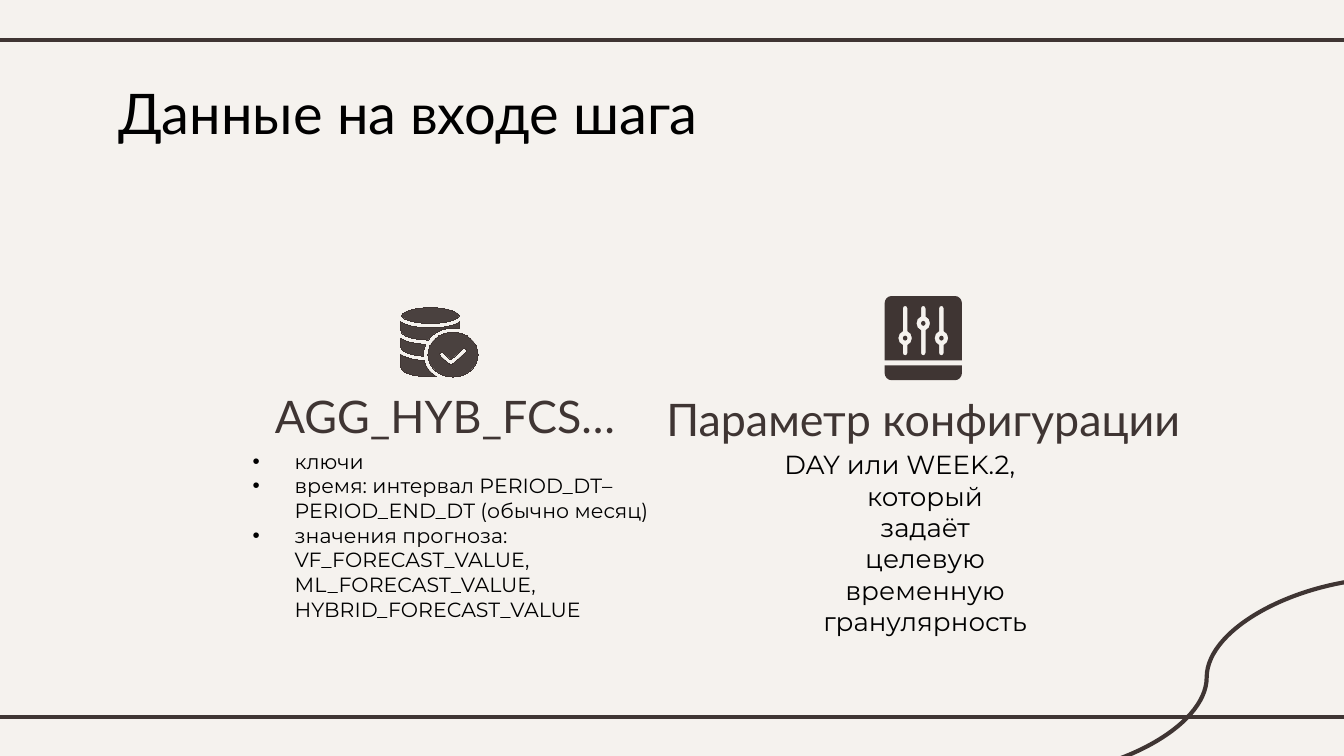
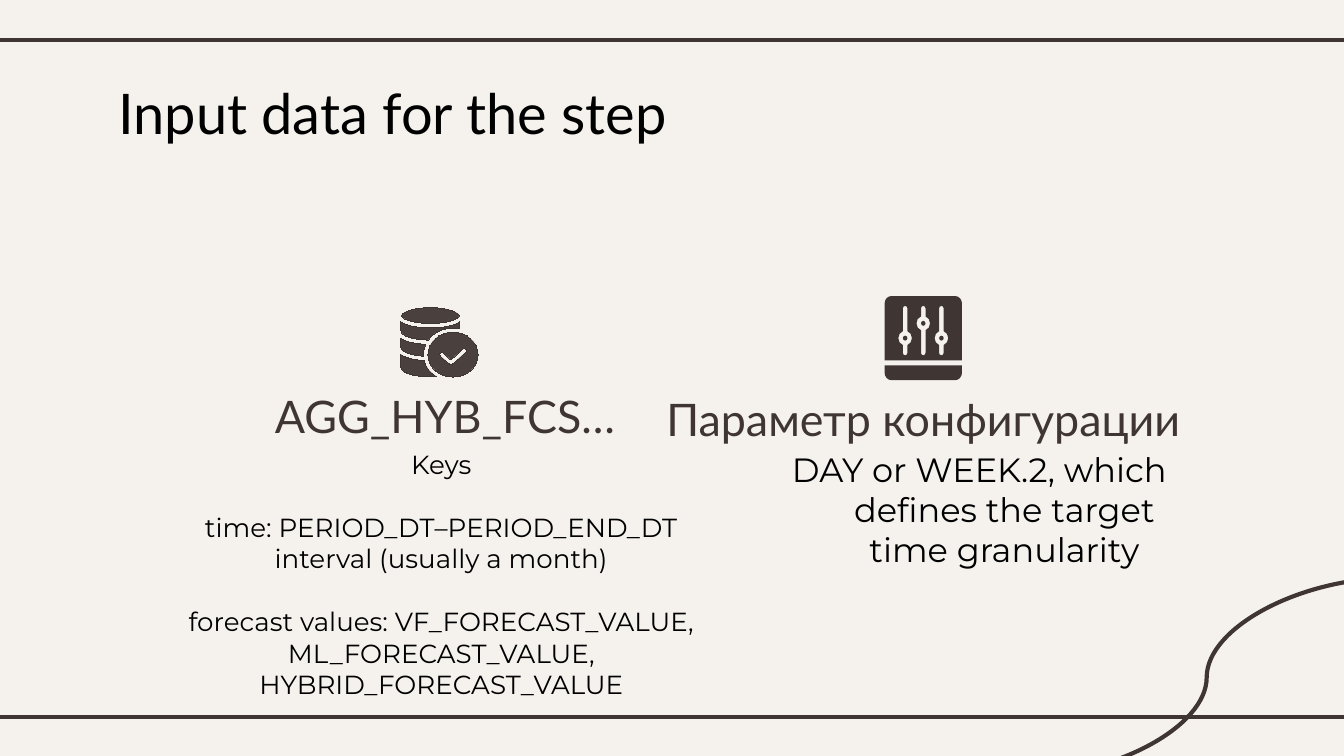
Before and after one commit to aromanenko/DFP, a slide deck: slide 9 of Dq_check+Disaccumulization.pptx. Drawn at 1344x756 pixels with LibreOffice and Linux fonts; fonts in the diff are those of the drawing. Boxes give left, top, right and bottom in pixels: in the first picture for what was removed or moved away, otherwise in the second. Text is boxed around its words. In the diff, an @@ line names an element or a change of style, - is before the commit and + after.

```diff
--- a/Dq_check+Disaccumulization.pptx
+++ b/Dq_check+Disaccumulization.pptx
@@ title at bbox=[118, 92, 667, 144]: text changed @@
-Данные на входе шага
+Input data for the step
@@ subtitle at bbox=[189, 455, 694, 696]: text changed; size 11 to 14 pt @@
-  • ключи
-  • время: интервал PERIOD_DT–PERIOD_END_DT (обычно месяц)
-  • значения прогноза: VF_FORECAST_VALUE, ML_FORECAST_VALUE, HYBRID_FORECAST_VALUE
+Keys
+time: PERIOD_DT–PERIOD_END_DT interval (usually a month)
+forecast values: VF_FORECAST_VALUE, ML_FORECAST_VALUE, HYBRID_FORECAST_VALUE
@@ subtitle at bbox=[792, 457, 1167, 569]: text changed; size 14 to 18 pt @@
-DAY или WEEK.2, который задаёт целевую временную гранулярность
+DAY or WEEK.2, which defines the target time granularity
```
Also in this commit, not shown: 5 other slides changed, 5 slides added, 4 slides removed.
